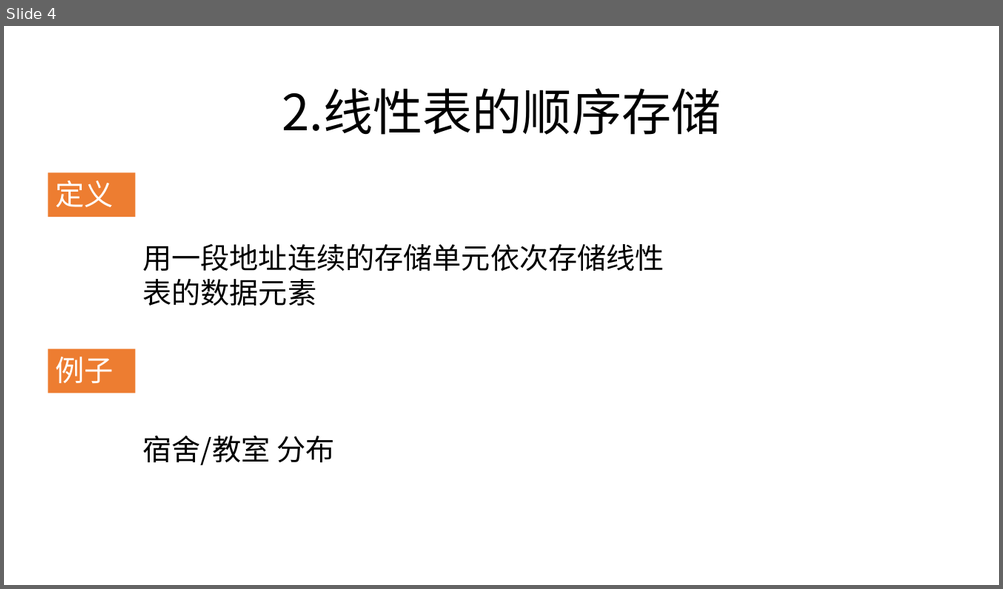
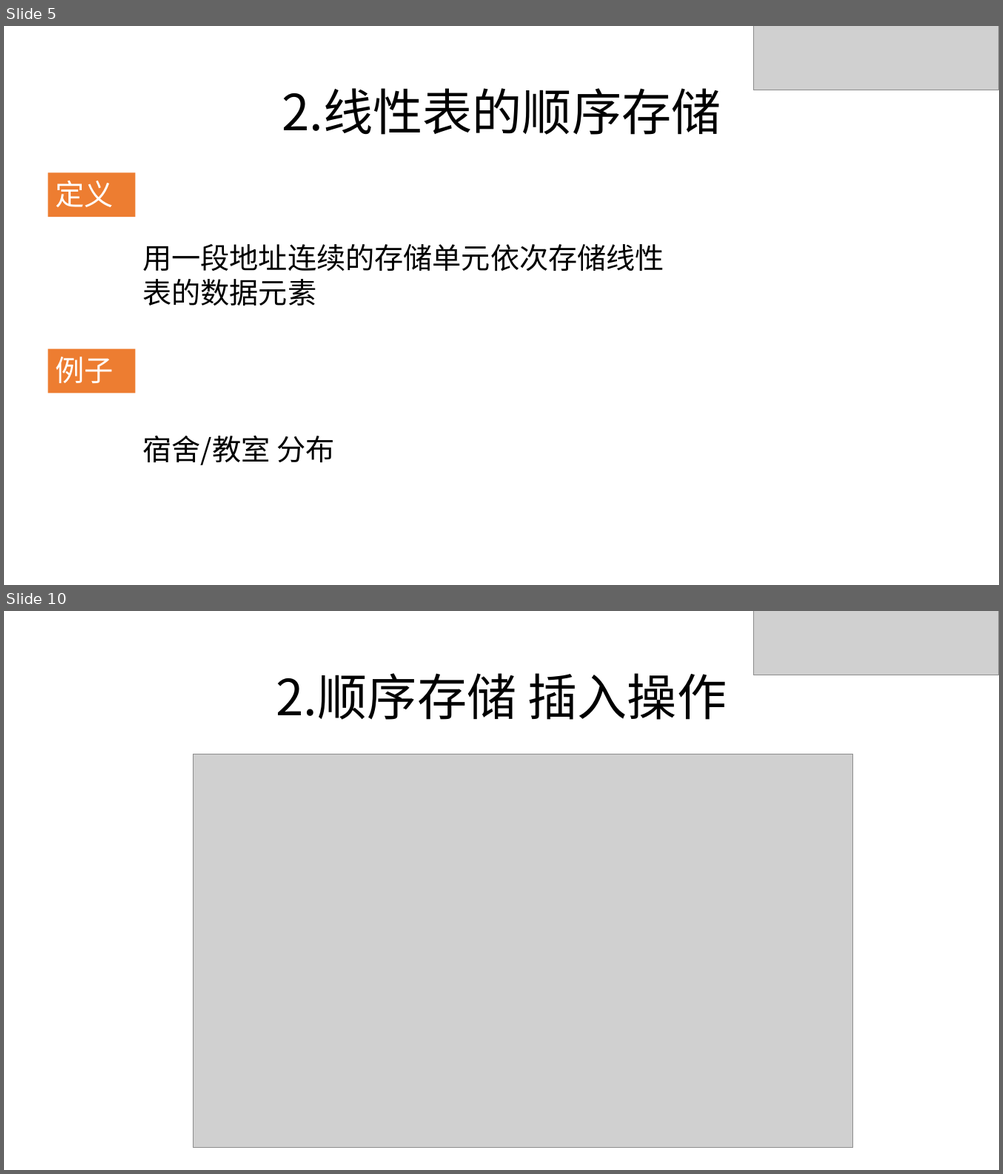
Before and after one commit to zjyesir/hmc_data_structure, a slide deck: 2.线性表.pptx. Shown one above the other, each under a label of ours: slide 4 before the commit, slides 5 and 10 after it; the slides between them are not shown. The pictures are 1003x589 and 1003x1174 pixels, drawn with LibreOffice and Linux fonts; fonts in the diff are those of the drawing; grey boxes stand for pictures; background and template pictures are left out. Boxes give left, top, right and bottom in pixels: in the first picture for what was removed or moved away, otherwise in the second. Text is boxed around its words. In the diff, an @@ line names an element or a change of style, - is before the commit and + after.

```diff
--- a/2.线性表.pptx
+++ b/2.线性表.pptx
@@ slide 10 added at [4, 611, 999, 1170], background picture (left out) @@
@@ picture added at [754, 611, 999, 675] @@
@@ text added at [276, 673, 726, 720], 48 pt, text #000000 @@
+2.顺序存储 插入操作
@@ picture added at [193, 755, 853, 1148] @@
@@ what was slide 4 is now slide 5 @@
@@ slide 5 changed as well @@
@@ picture added at [754, 26, 999, 90] @@
```
Also in this commit, not shown: 8 other slides changed, 18 other slides added, 3 slides removed, 9 other files.
